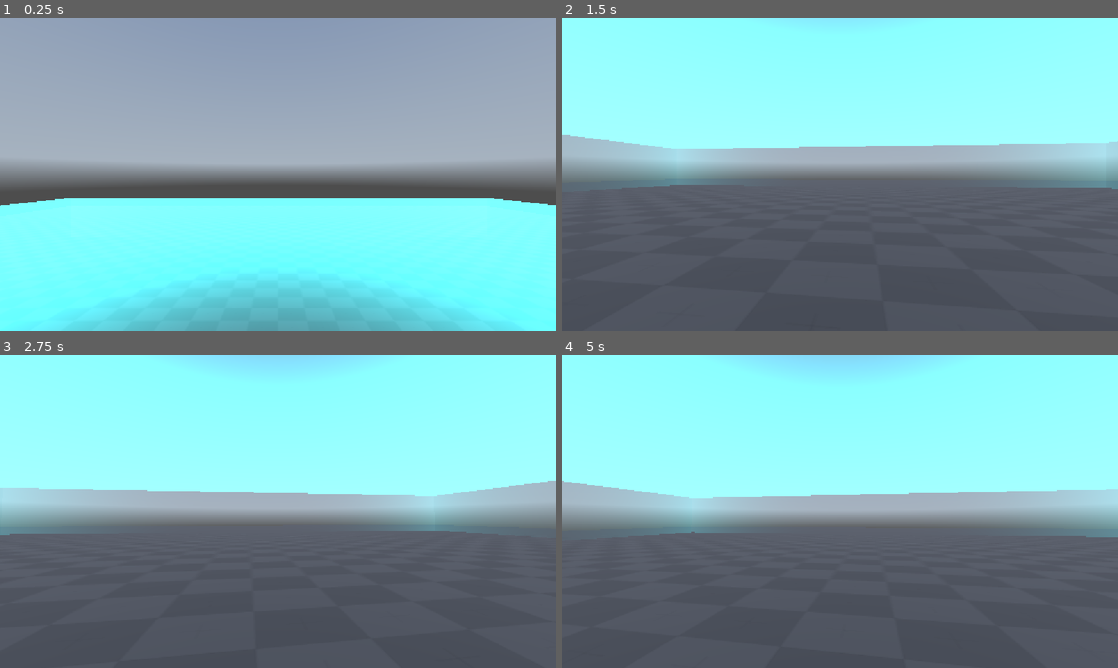
Above: before the commit, frames 1-4 (two rows, left to right).
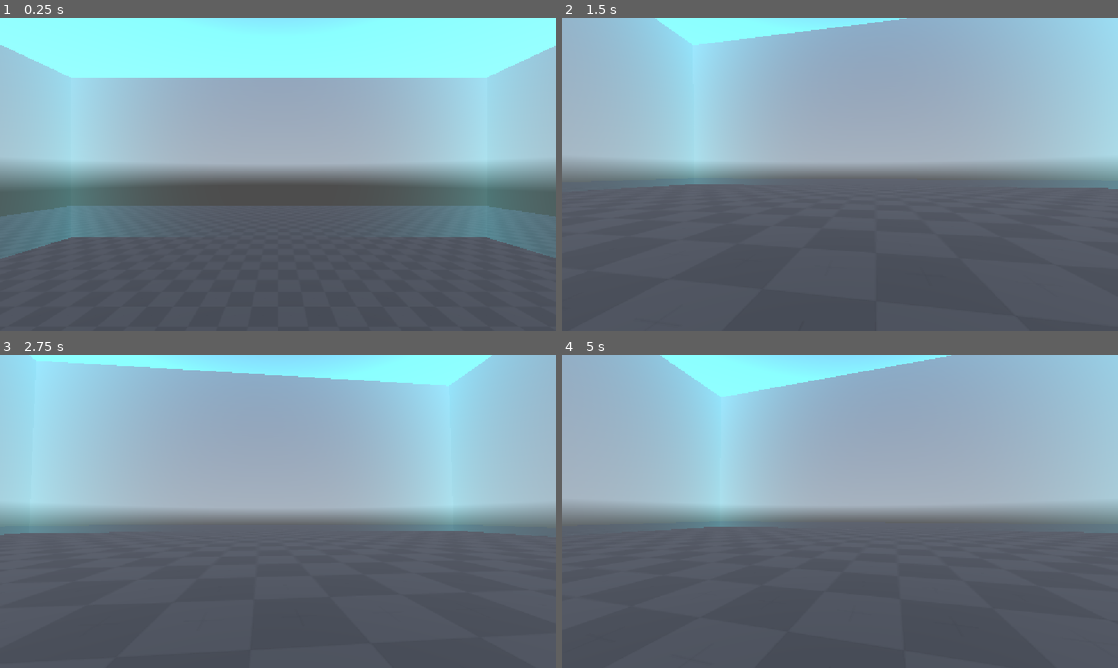
Above: after the commit, the same moments.

Repository: kaileh57/Space-Game
Game: Godot game, scene res://demo_scenes/demo.tscn
The game is run twice, just before and just after one commit, with the same random seed, the same clock (stepped at 60 frames per second) and the same inputs. A sky picture missing from this copy of the repository is replaced by a grey-blue gradient.
Inputs (mouse positions are in pixels of both pictures, inside the frame that each line leads up to):
- Up to frame 1 (0.25 s): no input
- Up to frame 2 (1.5 s): tap Enter (ui_accept) at 0.5, 0.77, 1.07 s; move the mouse to (867, 174) at 0.52 s; tap A (a) at 0.6 s; tap D (d) at 0.8, 1.35 s; move the mouse to (812, 174) at 1.27 s
- Up to frame 3 (2.75 s): tap Enter (ui_accept) at 1.52, 1.82, 2 s; tap E (e) at 1.55, 2.1 s; move the mouse to (289, 505) at 2.02 s; tap Q (q) at 2.3 s
- Up to frame 4 (5 s): tap Enter (ui_accept) at 2.75, 3.02, 3.32, 3.5, 3.77, 4.07, 4.52, 4.55, 4.82 s; move the mouse to (834, 517) at 2.77 s; tap Q (q) at 2.85 s; tap S (s) at 3.05, 3.6 s; move the mouse to (878, 514) at 3.52 s; tap W (w) at 3.8, 4.35 s; move the mouse to (795, 508) at 4.27 s

The runs differ from the first frame. In frame 1, 76% of the frame differs, in the area x 0-100%, y 0-100%; in frame 2, 39%; in frame 3, 39%; in frame 4, 45%.

Commit message:
rules based floatiness

Diff:
--- a/space-game/demo_scenes/character.gd
+++ b/space-game/demo_scenes/character.gd
@@ -1,7 +1,11 @@
 extends CharacterBody3D
 
-enum Mode { WALKING, FLYING }
+enum Mode { WALKING, FLYING, TRANSITIONING }
+
 var current_mode = Mode.WALKING
+
+@export_group("Gravity Detection")
+@export var gravity_detector: Area3D
 
 @export_group("Walking Mode")
 @export var walk_speed = 5.0
@@ -15,7 +19,8 @@
 @export var air_acceleration = 2.0
 @export var air_friction = 1.0
 
-var gravity = 9.8
+var current_gravity_vector = Vector3(0, -9.8, 0)
+var active_gravity_areas: Array[Area3D] = []
 
 @export_group("Flying Mode")
 @export var fly_max_speed: float = 20.0
@@ -27,24 +32,23 @@
 @export var max_roll_speed: float = 1.5
 @export var roll_friction: float = 1.5
 
+@export_group("Gravity Transition")
+@export var alignment_speed: float = 6.0
+@export var alignment_threshold: float = 0.01
+
 @onready var camera = $Camera3D
 
-var _yaw: float = 0.0
-var _pitch: float = 0.0
-var _roll: float = 0.0
 var _current_roll_velocity: float = 0.0
+var _target_basis: Basis
+var _stored_look_pitch: float = 0.0
 
 func _ready():
 	Input.mouse_mode = Input.MOUSE_MODE_CAPTURED
-	_yaw = rotation.y
-	_pitch = rotation.x
-	_roll = rotation.z
 
 func _unhandled_input(event):
-	if event.is_action_pressed("ui_accept"):
-		_toggle_mode()
-
 	if event is InputEventMouseMotion and Input.mouse_mode == Input.MOUSE_MODE_CAPTURED:
+		if current_mode == Mode.TRANSITIONING:
+			return
 		if current_mode == Mode.WALKING:
 			_handle_walk_look(event)
 		else:
@@ -59,43 +63,102 @@
 		Input.mouse_mode = Input.MOUSE_MODE_CAPTURED
 
 func _physics_process(delta):
-	if current_mode == Mode.WALKING:
-		_process_walking(delta)
-	else:
-		_process_flying(delta)
-
-func _toggle_mode():
-	if current_mode == Mode.WALKING:
-		current_mode = Mode.FLYING
-
-		# Transfer orientation to body
-		_yaw = rotation.y
-		_pitch = camera.rotation.x
-		_roll = 0.0
-
-		rotation = Vector3(_pitch, _yaw, _roll)
-		camera.rotation = Vector3.ZERO
-
-	else:
-		current_mode = Mode.WALKING
-
-		# Reset body upright, transfer pitch to camera
-		var current_pitch = rotation.x
-		var current_yaw = rotation.y
-
-		rotation = Vector3(0, current_yaw, 0)
-		camera.rotation.x = current_pitch
-		_current_roll_velocity = 0.0
+	match current_mode:
+		Mode.WALKING:
+			_process_walking(delta)
+		Mode.FLYING:
+			_process_flying(delta)
+		Mode.TRANSITIONING:
+			_process_transition(delta)
+
+func _on_gravity_area_entered(area: Area3D):
+	if "grav" in area or area.get("grav") != null:
+		active_gravity_areas.append(area)
+		_update_gravity_state()
+
+func _on_gravity_area_exited(area: Area3D):
+	if area in active_gravity_areas:
+		active_gravity_areas.erase(area)
+		_update_gravity_state()
+
+func _update_gravity_state():
+	if active_gravity_areas.size() > 0:
+		var latest_area = active_gravity_areas.back()
+		if "grav" in latest_area:
+			current_gravity_vector = latest_area.grav
+		if current_mode == Mode.FLYING:
+			_begin_transition_to_walking()
+	else:
+		current_gravity_vector = Vector3.ZERO
+		if current_mode == Mode.WALKING:
+			_switch_to_flying()
+
+func _begin_transition_to_walking():
+	current_mode = Mode.TRANSITIONING
+	_stored_look_pitch = rotation.x
+
+	var target_up = -current_gravity_vector.normalized()
+	var current_forward = -transform.basis.z
+	var projected_forward = (current_forward - target_up * current_forward.dot(target_up)).normalized()
+
+	if projected_forward.length_squared() < 0.001:
+		projected_forward = Vector3.FORWARD
+		if abs(target_up.dot(Vector3.FORWARD)) > 0.9:
+			projected_forward = Vector3.RIGHT
+
+	var target_right = projected_forward.cross(target_up).normalized()
+	var corrected_forward = target_up.cross(target_right).normalized()
+
+	_target_basis = Basis(target_right, target_up, -corrected_forward)
+
+func _process_transition(delta):
+	var current_quat = transform.basis.get_rotation_quaternion()
+	var target_quat = _target_basis.get_rotation_quaternion()
+
+	var new_quat = current_quat.slerp(target_quat, alignment_speed * delta)
+	transform.basis = Basis(new_quat)
+
+	var angle_diff = current_quat.angle_to(target_quat)
+	if angle_diff < alignment_threshold:
+		_complete_transition_to_walking()
+
+	velocity += current_gravity_vector * delta
+
+	if current_gravity_vector != Vector3.ZERO:
+		up_direction = -current_gravity_vector.normalized()
+
+	move_and_slide()
+
+func _complete_transition_to_walking():
+	current_mode = Mode.WALKING
+	transform.basis = _target_basis
+
+	var forward = -_target_basis.z
+	var final_yaw = atan2(forward.x, forward.z)
+	rotation = Vector3(0, final_yaw + PI, 0)
+	camera.rotation.x = clamp(_stored_look_pitch, deg_to_rad(-90), deg_to_rad(90))
+	_current_roll_velocity = 0.0
+
+func _switch_to_flying():
+	current_mode = Mode.FLYING
+	var target_yaw = rotation.y
+	var target_pitch = camera.rotation.x
+	rotation = Vector3(target_pitch, target_yaw, 0.0)
+	camera.rotation = Vector3.ZERO
 
 func _handle_walk_look(event):
 	rotate_y(-event.relative.x * walk_sensitivity)
 	camera.rotate_x(-event.relative.y * walk_sensitivity)
 	camera.rotation.x = clamp(camera.rotation.x, deg_to_rad(-90), deg_to_rad(90))
 
+func _handle_fly_look(event):
+	rotate_object_local(Vector3.UP, -event.relative.x * fly_sensitivity)
+	rotate_object_local(Vector3.RIGHT, -event.relative.y * fly_sensitivity)
+
 func _process_walking(delta):
 	if not is_on_floor():
-		velocity.y -= gravity * delta
-	elif velocity.y < 0:
+		velocity += current_gravity_vector * delta
+	elif velocity.y <= 0:
 		velocity.y = 0
 
 	if Input.is_action_just_pressed("space") and is_on_floor():
@@ -118,24 +181,22 @@
 		velocity.x = move_toward(velocity.x, 0, friction * delta)
 		velocity.z = move_toward(velocity.z, 0, friction * delta)
 
+	if current_gravity_vector != Vector3.ZERO:
+		up_direction = -current_gravity_vector.normalized()
+	else:
+		up_direction = Vector3.UP
+
 	move_and_slide()
-
-func _handle_fly_look(event):
-	_yaw -= event.relative.x * fly_sensitivity
-	_pitch -= event.relative.y * fly_sensitivity
 
 func _process_flying(delta):
 	var roll_input = Input.get_axis("q", "e")
-
 	if roll_input != 0:
 		_current_roll_velocity -= roll_input * roll_acceleration * delta
 	else:
 		_current_roll_velocity = move_toward(_current_roll_velocity, 0, roll_friction * delta)
 
 	_current_roll_velocity = clamp(_current_roll_velocity, -max_roll_speed, max_roll_speed)
-	_roll += _current_roll_velocity * delta
-
-	rotation = Vector3(_pitch, _yaw, _roll)
+	rotate_object_local(Vector3.BACK, _current_roll_velocity * delta)
 
 	var input_dir = Input.get_vector("a", "d", "w", "s")
 	var vertical_dir = Input.get_axis("shift", "space")
@@ -147,9 +208,10 @@
 
 	if thrust.length_squared() > 1.0:
 		thrust = thrust.normalized()
+
 	if thrust != Vector3.ZERO:
 		velocity += thrust * fly_move_acceleration * delta
-	if velocity.length() > fly_max_speed:
-		velocity = velocity.normalized() * fly_max_speed
+		if velocity.length() > fly_max_speed:
+			velocity = velocity.normalized() * fly_max_speed
 
 	move_and_slide()
--- a/space-game/demo_scenes/demo.tscn
+++ b/space-game/demo_scenes/demo.tscn
@@ -18,19 +18,19 @@
 reflected_light_source = 2
 ssr_enabled = true
 
-[sub_resource type="StandardMaterial3D" id="StandardMaterial3D_dogi7"]
+[sub_resource type="StandardMaterial3D" id="StandardMaterial3D_5vlvn"]
 albedo_texture = ExtResource("3_5vlvn")
-uv1_scale = Vector3(100, 100, 100)
+uv1_scale = Vector3(100, 66, 1)
 
 [sub_resource type="BoxMesh" id="BoxMesh_8ve88"]
-material = SubResource("StandardMaterial3D_dogi7")
+material = SubResource("StandardMaterial3D_5vlvn")
 size = Vector3(100, 1, 100)
 
 [sub_resource type="ConcavePolygonShape3D" id="ConcavePolygonShape3D_dogi7"]
 data = PackedVector3Array(-50, 0.5, 50, 50, 0.5, 50, -50, -0.5, 50, 50, 0.5, 50, 50, -0.5, 50, -50, -0.5, 50, 50, 0.5,  …(428 unchanged characters)…
 
 [sub_resource type="BoxShape3D" id="BoxShape3D_dogi7"]
-size = Vector3(50, 5, 50)
+size = Vector3(50, 20, 50)
 
 [node name="Demo" type="Node3D" unique_id=422930519]
 
@@ -54,6 +54,6 @@
 shadow_enabled = true
 
 [node name="GravityArea" parent="." unique_id=29415861 instance=ExtResource("3_dogi7")]
-transform = Transform3D(1, 0, 0, 0, 1, 0, 0, 0, 1, 0.09640622, -0.68747115, 0)
-grav = Vector3(0, -5, 0)
+transform = Transform3D(1, 0, 0, 0, 1, 0, 0, 0, 1, 0.09640622, 6.2811394, 0)
+grav = Vector3(0, -10, 0)
 target_shape = SubResource("BoxShape3D_dogi7")
--- a/space-game/demo_scenes/gravity_area.gd
+++ b/space-game/demo_scenes/gravity_area.gd
@@ -1,5 +1,6 @@
 @tool
 extends Area3D
+class_name GravityArea
 
 # This code by kellen
 # This is a tool, which means it runs in editor, to update some properties LIVE
--- a/space-game/demo_scenes/player.tscn
+++ b/space-game/demo_scenes/player.tscn
@@ -11,31 +11,35 @@
 [sub_resource type="BoxShape3D" id="BoxShape3D_2okjc"]
 size = Vector3(1, 0.2709961, 1)
 
-[node name="Player" type="Node3D" unique_id=896817289]
-editor_description = "Note: this node stays still"
+[node name="CharacterBody3D" type="CharacterBody3D" unique_id=63512112 node_paths=PackedStringArray("gravity_detector")]
+script = ExtResource("1_2okjc")
+gravity_detector = NodePath("Camera3D/HeadBox")
 
-[node name="CharacterBody3D" type="CharacterBody3D" parent="." unique_id=63512112]
-script = ExtResource("1_2okjc")
-
-[node name="CollisionShape3D" type="CollisionShape3D" parent="CharacterBody3D" unique_id=2049883711]
+[node name="CollisionShape3D" type="CollisionShape3D" parent="." unique_id=2049883711]
 shape = SubResource("CapsuleShape3D_snhbk")
 
-[node name="MeshInstance3D" type="MeshInstance3D" parent="CharacterBody3D" unique_id=649369569]
+[node name="MeshInstance3D" type="MeshInstance3D" parent="." unique_id=649369569]
 mesh = SubResource("CapsuleMesh_2okjc")
 
-[node name="Camera3D" type="Camera3D" parent="CharacterBody3D" unique_id=1239464594]
+[node name="Camera3D" type="Camera3D" parent="." unique_id=1239464594]
 transform = Transform3D(1, 0, 0, 0, 1, 0, 0, 0, 1, 0, 0.5612991, -0.46364725)
 current = true
 
-[node name="Area3D" type="Area3D" parent="CharacterBody3D/Camera3D" unique_id=450735382]
+[node name="HeadBox" type="Area3D" parent="Camera3D" unique_id=450735382]
 collision_layer = 2
 collision_mask = 2
 
-[node name="CollisionShape3D" type="CollisionShape3D" parent="CharacterBody3D/Camera3D/Area3D" unique_id=1731326021]
+[node name="CollisionShape3D" type="CollisionShape3D" parent="Camera3D/HeadBox" unique_id=1731326021]
 shape = SubResource("SphereShape3D_2okjc")
 
-[node name="Feet" type="Area3D" parent="CharacterBody3D" unique_id=817275457]
+[node name="Feet" type="Area3D" parent="." unique_id=817275457]
 
-[node name="CollisionShape3D" type="CollisionShape3D" parent="CharacterBody3D/Feet" unique_id=1675927137]
+[node name="CollisionShape3D" type="CollisionShape3D" parent="Feet" unique_id=1675927137]
 transform = Transform3D(1, 0, 0, 0, 1, 0, 0, 0, 1, 0, -0.9332448, 0)
 shape = SubResource("BoxShape3D_2okjc")
+
+[node name="Player" type="Node3D" parent="." unique_id=896817289]
+editor_description = "Note: this node stays still"
+
+[connection signal="area_entered" from="Camera3D/HeadBox" to="." method="_on_gravity_area_entered"]
+[connection signal="area_exited" from="Camera3D/HeadBox" to="." method="_on_gravity_area_exited"]
--- a/space-game/project.godot
+++ b/space-game/project.godot
@@ -17,7 +17,7 @@
 
 [display]
 
-window/size/mode=2
+window/size/mode=3
 window/stretch/mode="canvas_items"
 
 [input]
@@ -71,6 +71,7 @@
 
 [physics]
 
+common/physics_ticks_per_second=120
 3d/physics_engine="Jolt Physics"
 3d/default_gravity=0.0
 
